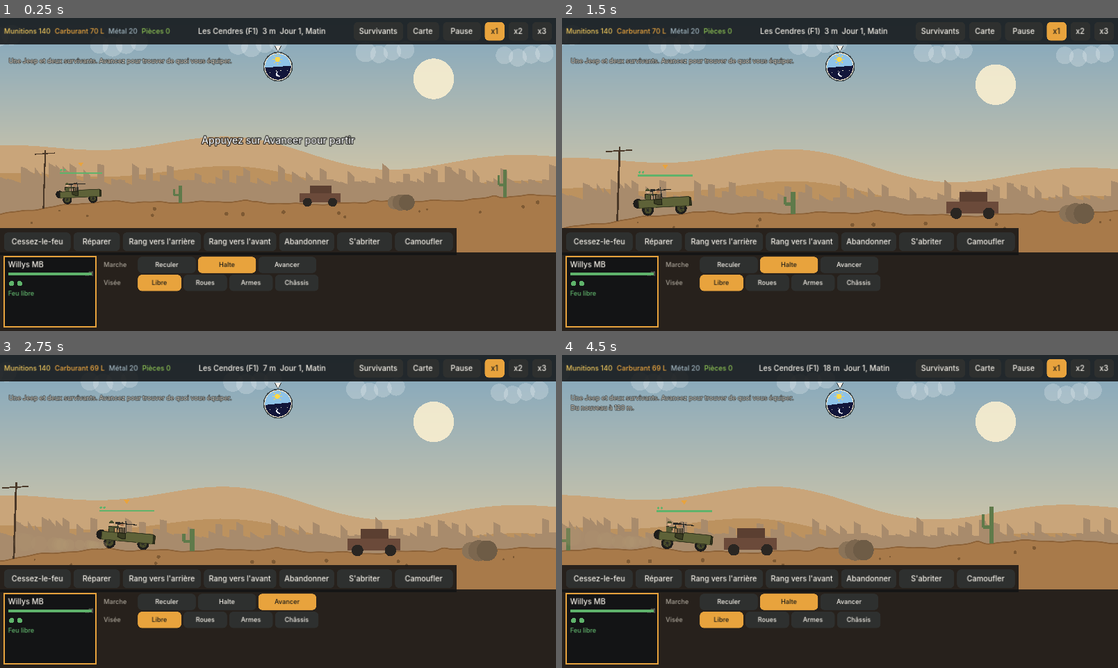
Above: before the commit, frames 1-4 (two rows, left to right).
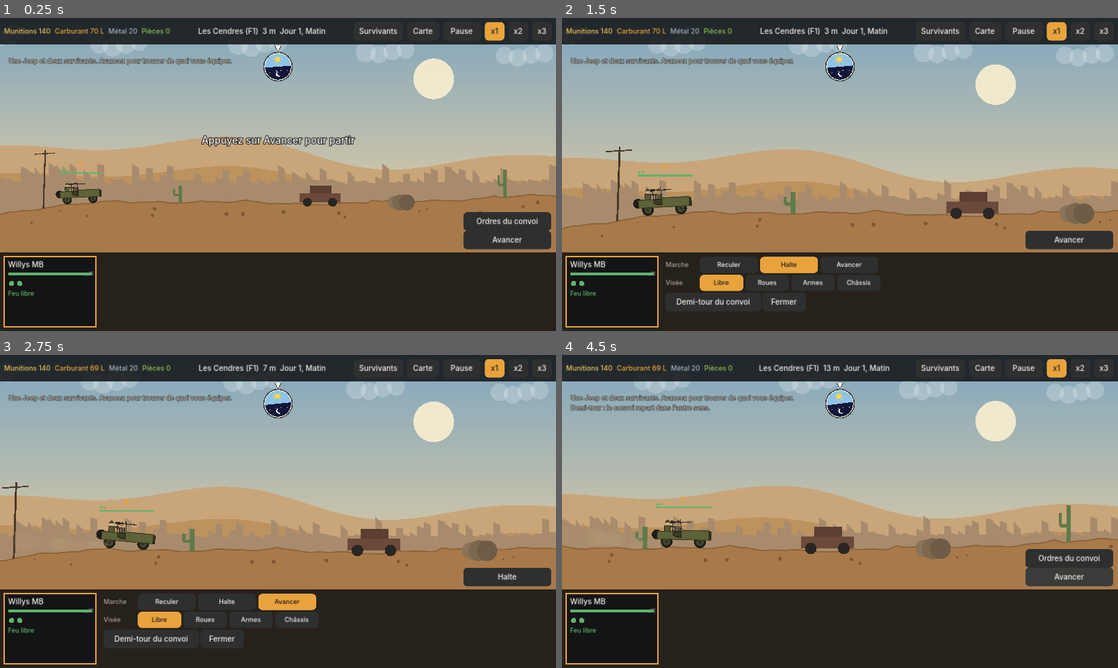
Above: after the commit, the same moments.

Repository: mayawok/Folie-mecanique
Game: Godot game, scene res://scenes/convoi.tscn
Same seed, same stepped clock (60 frames per second), same inputs: the game is played once before the commit and once after it.
Inputs (mouse positions are in pixels of both pictures, inside the frame that each line leads up to):
- Up to frame 1 (0.25 s): no input
- Up to frame 2 (1.5 s): click (1067, 221) at 0.5 s, where only the run after the commit has a clickable "Ordres du convoi"; click "Halte" at 1.25 s
- Up to frame 3 (2.75 s): click "Avancer" at 2 s
- Up to frame 4 (4.5 s): click (712, 639) at 2.75 s, where only the run after the commit has a clickable "Demi-tour du convoi"; click "Avancer" at 3.5 s; click "Halte" at 4.25 s

The runs differ from the first frame. In frame 1, 9.6% of the frame differs, in the area x 0-100%, y 62-88%; in frame 2, 7.6%; in frame 3, 7.6%; in frame 4, 15%, in the area x 0-100%, y 3-88%.

Commit message:
Menu au toucher, ordres du convoi, demi-tour, garage, sauvegarde auto, sons synthétisés
Co-Authored-By: Claude Sonnet 5.5 <noreply@anthropic.com>
Claude-Session: https://claude.ai/code/session_01FR7p1QeGJtfsaE2xbEBZgX

Diff:
--- a/game/data/combat_proto.json
+++ b/game/data/combat_proto.json
@@ -395,7 +395,8 @@
      8,
      20
     ]
-   }
+   },
+   "garage": 2
   },
   "eglise": {
    "nom": "Vieille église",
@@ -495,6 +496,29 @@
    "blindage": 10,
    "tireurs": 0,
    "butin": {}
+  },
+  "hangar": {
+   "nom": "Hangar",
+   "largeur": 16.0,
+   "hauteur": 6.5,
+   "pv": 200,
+   "blindage": 8,
+   "tireurs": 3,
+   "garage": 3,
+   "butin": {
+    "ammo": [
+     12,
+     30
+    ],
+    "fuel_l": [
+     14,
+     34
+    ],
+    "metal": [
+     10,
+     26
+    ]
+   }
   }
  },
  "rencontres": {
@@ -750,6 +774,26 @@
     "niveau_max": 99,
     "poids": 2,
     "camp": "fortifie"
+   },
+   {
+    "niveau_min": 0,
+    "niveau_max": 4,
+    "poids": 3,
+    "ruine": "hangar"
+   },
+   {
+    "niveau_min": 0,
+    "niveau_max": 99,
+    "poids": 2,
+    "ruine": "grange"
+   },
+   {
+    "niveau_min": 1,
+    "niveau_max": 99,
+    "poids": 2,
+    "batiments": [
+     "hangar"
+    ]
    }
   ],
   "premiere": {
@@ -858,5 +902,10 @@
  ],
  "cycle": {
   "jour_s": 400
+ },
+ "garage": {
+  "pv_s": 2.5,
+  "pv_detruite_s": 1.0,
+  "plafond_detruite": 0.5
  }
 }
--- a/game/scripts/combat/batiment_dessin.gd
+++ b/game/scripts/combat/batiment_dessin.gd
@@ -92,6 +92,12 @@
 						continue
 					_rect(fx - 0.11, fy - 0.06, fx - 0.07, fy + 0.07, Color("#5F7A5A") * T, W, H)   # volets verts
 					_rect(fx + 0.07, fy - 0.06, fx + 0.11, fy + 0.07, Color("#5F7A5A") * T, W, H)
+		"hangar":   # hangar de tôle : toit plat légèrement incliné, grande porte coulissante
+			_poly([[0.0, 0.34], [0.0, 1.0], [1.0, 1.0], [1.0, 0.28]], Color("#7B8186") * T, W, H)
+			_poly([[0.0, 0.34], [0.0, 0.22], [1.0, 0.16], [1.0, 0.28]], Color("#5A4A44") * T, W, H)
+			_poly([[0.14, 1.0], [0.14, 0.50], [0.86, 0.46], [0.86, 1.0]], Color("#3E3A36") * T, W, H)
+			for gx in [0.30, 0.46, 0.62, 0.78]:
+				draw_line(Vector2(W * gx, H * 0.48), Vector2(W * gx, H), sombre, maxf(1.0, ppm * 0.05))
 		"grange":   # grande grange de pierre, toit en bâtière, grand portail de bois
 			_poly([[0.02, 0.50], [0.02, 1.0], [0.98, 1.0], [0.98, 0.50]], Color("#A8987A") * T, W, H)
 			_poly([[0.0, 0.52], [0.5, 0.0], [1.0, 0.52]] if not ruine else [[0.0, 0.52], [0.25, 0.25], [0.5, 0.40], [1.0, 0.52]], Color("#8E4A36") * T, W, H)
@@ -182,7 +188,7 @@
 	# Planches clouées aux ouvertures et à la porte
 	if bat.barricade > 0.0:
 		var nb: int = int(ceil(bat.barricade * 3.0))
-		var portes := {"ferme": [0.5, 0.86], "maison": [0.5, 0.88], "grange": [0.5, 0.82], "eglise": [0.81, 0.90]}
+		var portes := {"ferme": [0.5, 0.86], "maison": [0.5, 0.88], "grange": [0.5, 0.82], "hangar": [0.5, 0.80], "eglise": [0.81, 0.90]}
 		var cibles: Array = []
 		for f4 in fen:
 			cibles.append([W * float(f4[0]), H * (1.0 - float(f4[1])), 0.55])
--- a/game/scripts/combat/combat_modele.gd
+++ b/game/scripts/combat/combat_modele.gd
@@ -19,6 +19,7 @@
 	"camp_pillard": [[0.1, 0.66], [0.35, 0.66], [0.65, 0.66], [0.9, 0.66]],
 	"camp_fortifie": [[0.08, 0.78], [0.28, 0.78], [0.5, 0.78], [0.72, 0.78], [0.92, 0.78], [0.5, 0.48]],
 	"camp_ami": [],
+	"hangar": [[0.2, 0.5], [0.8, 0.5], [0.5, 0.78]],
 }
 
 static var _data := {}
@@ -94,6 +95,7 @@
 	var rep_piece := ""           # pièce à réparer (vide = automatique)
 	var x_prev := 0.0             # position au pas précédent (affichage fluide)
 	var camo_voulu := false
+	var garage := 0               # uid du bâtiment où le véhicule est rentré (réparation, à l'abri)
 	var camo_t := 0.0
 	var camoufle := false
 	var x_cible := 0.0
@@ -175,6 +177,8 @@
 	var butin_pris := false
 	var ami := false              # camp allié : ne tire pas, ne se cible pas
 	var faction := 0
+	var garage: Array = []        # uid des véhicules rentrés
+	var garage_max := 0
 	var barricade := 0.0          # 0..1 : planches clouées aux ouvertures
 	var barricade_cible := false
 	var blindage_base := 0.0
@@ -341,6 +345,7 @@
 	b.blindage = float(d.blindage)
 	b.arme_fixe = d.get("arme", "")
 	b.blindage_base = b.blindage
+	b.garage_max = int(d.get("garage", 0))
 	for i in int(d.tireurs):
 		b.tireurs.append({"pv": 12.0, "cd": rng.randf_range(0.5, 1.5), "slot": i})
 	var res := {}
@@ -545,6 +550,203 @@
 	b.noms.append(nom)
 	log_("%s passe dans %s." % [nom, b.nom], "info")
 	return true
+
+
+# --- Garage (hangar, grange) : à l'abri et réparé pendant la nuit -----------------
+
+func abri_garage():
+	var meilleur = null
+	var g_min := 45.0
+	for b in batiments:
+		if b.garage_max > 0 and b.statut == "neutralise" and b.pv > 0.0 and b.garage.size() < b.garage_max:
+			var g: float = ecart(x_tete - 1.0, 1.0, b.x, b.longueur)
+			if g < g_min:
+				g_min = g
+				meilleur = b
+	return meilleur
+
+
+func ordre_garer(uid: int) -> bool:
+	var v = trouver(uid)
+	if not (v is Veh) or not convoi.has(v) or v.garage != 0:
+		return false
+	var b = abri_garage()
+	if b == null:
+		log_("Aucun hangar ni grange à portée avec une place libre.", "alerte")
+		return false
+	v.garage = b.uid
+	v.camo_voulu = false
+	v.camoufle = false
+	b.garage.append(uid)
+	log_("%s rentre dans %s : à l'abri et en réparation." % [v.nom, b.nom], "ok")
+	evt({"t": "garage", "uid": b.uid})
+	return true
+
+
+func ordre_sortir(uid: int) -> bool:
+	var v = trouver(uid)
+	if not (v is Veh) or v.garage == 0:
+		return false
+	var b = trouver(v.garage)
+	if b is Bat:
+		b.garage.erase(uid)
+	v.garage = 0
+	log_("%s sort du garage." % v.nom, "info")
+	return true
+
+
+func _garage(dt: float) -> void:
+	var G: Dictionary = donnees().garage
+	for b in batiments:
+		if b.garage.is_empty():
+			continue
+		for uid in b.garage.duplicate():
+			var v = trouver(uid)
+			if not (v is Veh) or not convoi.has(v):
+				b.garage.erase(uid)
+				continue
+			if b.pv <= 0.0:   # le bâtiment s'effondre : les véhicules en sortent abîmés
+				v.garage = 0
+				v.pieces.chassis.pv *= 0.6
+				b.garage.erase(uid)
+				continue
+			var complet := true
+			for pid in v.pieces:
+				var pc: Dictionary = v.pieces[pid]
+				if pc.pv <= 0.0:
+					pc.pv = minf(pc.max * G.plafond_detruite, pc.pv + G.pv_detruite_s * dt + 0.001)
+					complet = false
+				elif pc.pv < pc.max:
+					pc.pv = minf(pc.max, pc.pv + G.pv_s * dt)
+					complet = false
+				elif pc.pv < pc.max * G.plafond_detruite:
+					complet = false
+			if complet and not v.get_meta("repare_dit", false):
+				v.set_meta("repare_dit", true)
+				log_("%s est remis en état." % v.nom, "ok")
+
+
+# --- Demi-tour : le convoi repart dans l'autre sens ---------------------------------
+
+func ordre_demi_tour() -> bool:
+	if menace() or not transits.is_empty() or monde.en_transit() and false:
+		log_("Demi-tour impossible : des ennemis sont trop proches.", "alerte")
+		return false
+	for v in convoi:
+		if v.garage != 0:
+			log_("Sortez les véhicules du garage avant le demi-tour.", "alerte")
+			return false
+	var arriere := INF
+	for v in convoi:
+		arriere = minf(arriere, v.x)
+	var c: float = (arriere + x_tete) * 0.5
+	for e in ennemis + epaves:
+		e.x = 2.0 * c - (e.x + e.longueur)
+		e.x_prev = e.x
+	for b in batiments:
+		b.x = 2.0 * c - (b.x + b.longueur)
+	for mn in mines:
+		mn.x = 2.0 * c - mn.x
+	for p in monde.pietons:
+		p.x = 2.0 * c - (p.x + p.longueur)
+		p.x_prev = p.x
+		p.dir = -p.dir
+	for pn in monde.pnj:
+		pn.x = 2.0 * c - pn.x
+	convoi.reverse()
+	x_tete = 2.0 * c - arriere
+	_replacer(true)
+	x_tete_prev = x_tete
+	for v in convoi:
+		v.x_prev = v.x
+	ennemis = ennemis.filter(func(e): return e.x > x_tete - 30.0)   # ceux qu'on laisse derrière ne reviennent pas
+	projectiles.clear()
+	fouille_demandee = 0
+	fouille_en_cours = {}
+	_prochain_x = x_tete + 150.0
+	monde.x_entree = x_tete
+	ordres.marche = "halte"
+	log_("Demi-tour : le convoi repart dans l'autre sens.", "info")
+	evt({"t": "demitour"})
+	return true
+
+
+# --- Sauvegarde : le convoi et ses réserves (pas les rencontres autour) -----------------
+
+func sauver() -> Dictionary:
+	var vehs := []
+	for v in convoi:
+		_aligner_noms(v)
+		var eq: Array = v.equipage.duplicate()
+		var nm: Array = v.noms.duplicate()
+		for b in batiments:
+			for g in b.garnison:
+				if g.veh == v.uid:
+					eq.append(g.pv)
+					nm.append(g.get("nom", "Survivant"))
+		for t in transits:
+			if t.veh == v.uid:
+				eq.append_array(t.pvs)
+				nm.append_array(t.noms)
+		var pcs := {}
+		for pid in v.pieces:
+			pcs[pid] = v.pieces[pid].pv
+		vehs.append({"type": v.type, "pieces": pcs, "equipage": eq, "noms": nm, "statut": v.statut, "tir": v.tir})
+	var w := monde
+	return {"v": 1, "graine": graine, "temps": temps, "x_tete": x_tete, "stocks": stocks.duplicate(), "composants": composants.duplicate(true),
+		"distance_max": distance_max, "tues": ennemis_detruits, "n_rencontres": _n_rencontres, "n_noms": _n_noms, "lore": _lore_dit,
+		"reserve": reserve_survivants, "rng": str(rng.state), "convoi": vehs,
+		"monde": {"secteur": w.secteur, "x_entree": w.x_entree, "trajet": w.trajet.duplicate(), "heure": w.heure, "jour": w.jour, "quete": w.quete.duplicate(true)}}
+
+
+static func depuis_sauvegarde(d: Dictionary) -> CombatModele:
+	var m := CombatModele.new(int(d.graine))
+	m.convoi.clear()
+	m.temps = float(d.temps)
+	m.x_tete = float(d.x_tete)
+	for k in d.stocks:
+		m.stocks[k] = float(d.stocks[k])
+	m.composants = d.composants
+	m.distance_max = float(d.distance_max)
+	m.ennemis_detruits = int(d.tues)
+	m._n_rencontres = int(d.n_rencontres)
+	m._n_noms = int(d.n_noms)
+	m._lore_dit = bool(d.lore)
+	m.reserve_survivants = int(d.reserve)
+	for e in d.convoi:
+		var v := m.creer_vehicule(e.type, "joueur", 0.0)
+		for pid in e.pieces:
+			if v.pieces.has(pid):
+				v.pieces[pid].pv = float(e.pieces[pid])
+		v.equipage = []
+		for pv in e.equipage:
+			v.equipage.append(float(pv))
+		v.noms = e.noms.duplicate()
+		v.statut = e.statut
+		v.tir = bool(e.tir)
+		m.convoi.append(v)
+	m.ordres.marche = "halte"
+	m._replacer(true)
+	m.x_tete_prev = m.x_tete
+	for v in m.convoi:
+		v.x_prev = v.x
+	m._prochain_x = m.x_tete + 80.0
+	m.rng.state = int(d.rng)
+	var w: Dictionary = d.monde
+	m.monde.secteur = int(w.secteur)
+	m.monde.x_entree = float(w.x_entree)
+	m.monde.heure = float(w.heure)
+	m.monde.jour = int(w.jour)
+	m.monde.trajet = {}
+	if not w.trajet.is_empty():
+		m.monde.trajet = {"dest": int(w.trajet.dest), "reste": float(w.trajet.reste), "total": float(w.trajet.total)}
+		m._prochain_x = INF
+	m.monde.quete = {}
+	if not w.quete.is_empty():
+		m.monde.quete = {"titre": w.quete.titre, "abattre": int(w.quete.abattre), "depart": int(w.quete.depart), "recompense": w.quete.recompense}
+	m.journal.clear()
+	m.log_("Partie reprise.", "ok")
+	return m
 
 
 func monter(uid: int) -> void:
@@ -609,6 +811,7 @@
 	_mines(dt)
 	_transits(dt)
 	monde.avancer(dt)
+	_garage(dt)
 	_camouflage(dt)
 	_reparer(dt)
 	_fouiller(dt)
@@ -643,17 +846,21 @@
 		var immobilise := false
 		var sans_equipage := false
 		var cache := false
+		var au_garage := false
 		for v in actifs:
 			vmax = minf(vmax, v.vitesse())
 			immobilise = immobilise or not v.mobile()
 			sans_equipage = sans_equipage or v.equipage_vivant() == 0
 			cache = cache or v.camo_voulu
+			au_garage = au_garage or v.garage != 0
 		if not transits.is_empty():
 			blocage = "Équipages en déplacement."
 		elif sans_equipage:
 			blocage = "Un véhicule n'a plus d'équipage : rembarquez-le avant de repartir."
 		elif not monde.dialogue.is_empty():
 			blocage = "Un voyageur vous parle."
+		elif au_garage:
+			blocage = "Un véhicule est au garage : sortez-le avant de repartir."
 		elif cache:
 			blocage = "Un véhicule est camouflé : découvrez-le avant de repartir."
 		elif immobilise:
@@ -698,7 +905,7 @@
 # --- Tir -------------------------------------------------------------------
 
 func _armes_vehicule(v: Veh, dt: float) -> void:
-	if v.equipage_vivant() == 0 or v.camoufle:
+	if v.equipage_vivant() == 0 or v.camoufle or v.garage != 0:
 		return
 	var D := donnees()
 	for a in v.armes:
@@ -754,7 +961,7 @@
 		var rang := 0
 		for v in convoi:
 			if v.actif():
-				if not v.camoufle and ecart(att.x, att.longueur, v.x, v.longueur) <= w.portee:
+				if not v.camoufle and v.garage == 0 and ecart(att.x, att.longueur, v.x, v.longueur) <= w.portee:
 					cands.append(v)
 					poids.append(1.0 / (1.0 + rang))
 				rang += 1
--- a/game/scripts/combat/convoi_vue.gd
+++ b/game/scripts/combat/convoi_vue.gd
@@ -88,6 +88,14 @@
 var _cartes_sig := ""
 var _boite_cartes: HBoxContainer
 var _bande_actions: PanelContainer
+var _bande_on := false          # menu du véhicule : visible seulement après un toucher sur un véhicule
+var _ord: VBoxContainer
+var _ord_t := 0.0               # temps restant d'affichage du bandeau d'ordres
+var _btn_ordres: Button
+var _btn_marche: Button
+var _btn_garage: Button
+var _save_t := 0.0
+const SAVE_PATH := "user://convoi_save.json"
 var _btn_feu: Button
 var _btn_rep: Button
 var _chips := {}
@@ -171,7 +179,11 @@
 	fx.set_anchors_and_offsets_preset(PRESET_FULL_RECT)
 	add_child(fx)
 	_construire_interface()
-	_nouvelle_partie(int(Time.get_ticks_msec()) % 100000 + 1)
+	var sv := _charger_sauvegarde()
+	if sv.is_empty():
+		_nouvelle_partie(int(Time.get_ticks_msec()) % 100000 + 1)
+	else:
+		_nouvelle_partie(int(sv.graine), sv)
 
 
 class MondeJeuCouleurs:
@@ -383,11 +395,29 @@
 	var ord := VBoxContainer.new()
 	ord.add_theme_constant_override("separation", 6)
 	ord.size_flags_horizontal = Control.SIZE_EXPAND_FILL
+	ord.visible = false
+	_ord = ord
 	bb.add_child(ord)
 	_rangee(ord, "Marche", [["Reculer", "recul"], ["Halte", "halte"], ["Avancer", "avancer"]],
 		func(): return m.ordres.marche, func(v): m.ordre_marche(v), 200.0)
 	_rangee(ord, "Visée", [["Libre", "libre"], ["Roues", "roulement"], ["Armes", "armement"], ["Châssis", "chassis"]],
 		func(): return m.ordres.visee, func(v): m.ordre_visee(v), 150.0)
+	var hd := HBoxContainer.new()
+	ord.add_child(hd)
+	_bouton("Demi-tour du convoi", func(): _demi_tour(), hd, 330)
+	_bouton("Fermer", func(): _ord_t = 0.0, hd, 150)
+	_btn_ordres = _bouton("Ordres du convoi", func(): _ord_t = 8.0, self, 300)
+	_btn_ordres.set_anchors_and_offsets_preset(PRESET_BOTTOM_RIGHT)
+	_btn_ordres.offset_left = -320
+	_btn_ordres.offset_right = -16
+	_btn_ordres.offset_top = -BARRE_H - 140
+	_btn_ordres.offset_bottom = -BARRE_H - 80
+	_btn_marche = _bouton("Avancer", func(): m.ordre_marche("halte" if m.ordres.marche == "avancer" else "avancer"), self, 300)
+	_btn_marche.set_anchors_and_offsets_preset(PRESET_BOTTOM_RIGHT)
+	_btn_marche.offset_left = -320
+	_btn_marche.offset_right = -16
+	_btn_marche.offset_top = -BARRE_H - 76
+	_btn_marche.offset_bottom = -BARRE_H - 12
 	# --- Actions du véhicule sélectionné
 	_bande_actions = _panneau(self)
 	_bande_actions.set_anchors_and_offsets_preset(PRESET_BOTTOM_LEFT)
@@ -404,6 +434,7 @@
 	_bouton("Abandonner", func(): m.abandonner(selection), ab, 190)
 	_bouton("S'abriter", func(): m.ordre_debarquer(selection), ab, 190)
 	_btn_camo = _bouton("Camoufler", func(): _basculer_camo(), ab, 200)
+	_btn_garage = _bouton("Garer", func(): _basculer_garage(), ab, 170)
 	# --- Alerte à droite : vague ennemie, embuscade, mines
 	_panneau_alerte = _panneau(self, Color(0.2, 0.05, 0.04, 0.88))
 	_panneau_alerte.set_anchors_and_offsets_preset(PRESET_TOP_RIGHT)
@@ -545,9 +576,13 @@
 
 # --- Partie ----------------------------------------------------------------
 
-func _nouvelle_partie(g: int) -> void:
+func _nouvelle_partie(g: int, sauve := {}) -> void:
 	graine = g
-	m = CombatModele.new(g)
+	if sauve.is_empty():
+		_effacer_sauvegarde()
+		m = CombatModele.new(g)
+	else:
+		m = CombatModele.depuis_sauvegarde(sauve)
 	_rng.seed = g
 	for n in noeuds.values():
 		n.queue_free()
@@ -704,6 +739,55 @@
 
 func selectionner(uid: int) -> void:
 	selection = uid
+	_bande_on = true
+
+
+func _demi_tour() -> void:
+	if m.ordre_demi_tour():
+		_ord_t = 0.0
+		terrain.camera_x = m.convoi.back().x
+		_look_x = 0.0
+		for n in noeuds.values():
+			n.queue_free()
+		noeuds.clear()
+
+
+func _basculer_garage() -> void:
+	var v = m.trouver(selection)
+	if v is CombatModele.Veh:
+		if v.garage != 0:
+			m.ordre_sortir(v.uid)
+		else:
+			m.ordre_garer(v.uid)
+
+
+# --- Sauvegarde : reprise après rechargement de la page (iPhone) ---------------------
+
+func _sauver_vue() -> void:
+	if m == null or m.fini:
+		return
+	var f := FileAccess.open(SAVE_PATH, FileAccess.WRITE)
+	if f:
+		f.store_string(JSON.stringify(m.sauver()))
+
+
+func _charger_sauvegarde() -> Dictionary:
+	if not FileAccess.file_exists(SAVE_PATH):
+		return {}
+	var d: Variant = JSON.parse_string(FileAccess.get_file_as_string(SAVE_PATH))
+	if d is Dictionary and d.has("convoi") and not d.convoi.is_empty() and d.has("graine"):
+		return d
+	return {}
+
+
+func _effacer_sauvegarde() -> void:
+	if FileAccess.file_exists(SAVE_PATH):
+		DirAccess.remove_absolute(ProjectSettings.globalize_path(SAVE_PATH))
+
+
+func _notification(what: int) -> void:
+	if what == NOTIFICATION_APPLICATION_FOCUS_OUT or what == NOTIFICATION_APPLICATION_PAUSED or what == NOTIFICATION_WM_CLOSE_REQUEST:
+		_sauver_vue()
 
 
 func _input(e: InputEvent) -> void:
@@ -736,6 +820,14 @@
 
 func _process(delta: float) -> void:
 	_temps += delta
+	_ord_t = maxf(0.0, _ord_t - delta)
+	_save_t += delta
+	if _save_t >= 10.0:
+		_save_t = 0.0
+		if m.fini:
+			_effacer_sauvegarde()
+		else:
+			_sauver_vue()
 	if not pause and not m.fini:
 		_acc += delta * vitesse_sim
 		var pas := 0
@@ -820,6 +912,7 @@
 		n.pivot_offset = Vector2(n.size.x * 0.5, n.size.y)
 		n.position = Vector2(terrain.ecran_x(cxv) - n.size.x * 0.5, _sy(cxv, true) - n.size.y)
 		n.rotation = -atan2(Terrain.relief(x + v.longueur) - Terrain.relief(x), v.longueur)
+		n.visible = v.garage == 0
 	for b in m.batiments:
 		vus[b.uid] = true
 		var n: BatimentDessin = noeuds.get(b.uid)
@@ -1258,7 +1351,8 @@
 		if r.has_point(p):
 			trouve = v.uid
 	ouvert = 0 if trouve == ouvert else trouve
-	if m.trouver(trouve) in m.convoi:
+	_bande_on = m.trouver(trouve) in m.convoi
+	if _bande_on:
 		selection = trouve
 	accept_event()
 
@@ -1458,6 +1552,7 @@
 	var so := get_node_or_null("/root/Son")
 	if so:
 		so.musique("mus_combat")
+		_son("sfx_ui_clic")
 
 
 func _maj_sons() -> void:
@@ -1551,8 +1646,14 @@
 	for ch in _boite_cartes.get_children():
 		ch.queue_redraw()
 	var sel = m.trouver(selection)
-	_bande_actions.visible = sel is CombatModele.Veh and sel in m.convoi
+	_bande_actions.visible = _bande_on and sel is CombatModele.Veh and sel in m.convoi
+	_ord.visible = _ord_t > 0.0
+	_btn_ordres.visible = _ord_t <= 0.0
+	_btn_marche.text = "Halte" if m.ordres.marche == "avancer" else "Avancer"
 	if _bande_actions.visible:
+		var ab_g = m.abri_garage()
+		_btn_garage.text = "Sortir du garage" if sel.garage != 0 else "Garer (%s)" % ("ok" if ab_g != null else "aucun abri")
+		_btn_garage.disabled = sel.garage == 0 and ab_g == null
 		_btn_feu.text = "Cessez-le-feu" if sel.tir else "Reprendre le feu"
 		_btn_rep.text = "Arrêter" if sel.reparation else "Réparer"
 	_voile_fin.visible = m.fini
--- a/game/scripts/son.gd
+++ b/game/scripts/son.gd
@@ -5,6 +5,7 @@
 extends Node
 
 const DOSSIER := "res://assets/audio/"
+const PREFERER_SYNTH := true
 const OPTIONS := "user://options.cfg"
 const BUS := ["Musique", "Effets", "Voix"]
 const FONDU := 1.5
@@ -55,9 +56,10 @@
 		return _cache[nom]
 	var f: AudioStream = null
 	# Tolère un dossier « Audio » ou une majuscule au début du nom (envoi depuis GitHub)
-	for dossier in [DOSSIER, "res://assets/Audio/"]:
+	# Sons synthétisés (tools/synth_audio.py) d'abord : WAV simples, lisibles partout. Mettre PREFERER_SYNTH à false pour les mp3.
+	for dossier in ([DOSSIER + "synth/"] if PREFERER_SYNTH else []) + [DOSSIER, "res://assets/Audio/"]:
 		for n in [nom, nom.capitalize().replace(" ", "_"), nom[0].to_upper() + nom.substr(1)]:
-			for ext in ["ogg", "mp3", "wav"]:
+			for ext in (["wav", "ogg", "mp3"] if dossier.ends_with("synth/") else ["ogg", "mp3", "wav"]):
 				var chemin := "%s%s.%s" % [dossier, n, ext]
 				if f == null and ResourceLoader.exists(chemin):
 					f = load(chemin)
--- /dev/null
+++ b/game/tests/soak.gd
@@ -0,0 +1,31 @@
+# Test d'endurance : joue longtemps à vitesse x3 et affiche mémoire, objets et nœuds toutes les 600 images.
+#   xvfb-run -a godot --path game --rendering-driver opengl3 --resolution 1280x720 -s res://tests/soak.gd
+extends SceneTree
+
+var vue
+var frame := 0
+
+
+func _initialize() -> void:
+	vue = load("res://scenes/convoi.tscn").instantiate()
+	root.add_child(vue)
+
+
+func _process(_d: float) -> bool:
+	frame += 1
+	if frame == 3:
+		vue._nouvelle_partie(7)
+		vue.m.stocks.fuel_l = 1.0e6
+		vue.m.stocks.ammo = 1.0e6
+		vue.m.ordre_marche("avancer")
+		vue.vitesse_sim = 3
+	if frame > 3 and vue.m.fini:
+		vue._nouvelle_partie(frame)
+		vue.m.stocks.fuel_l = 1.0e6
+		vue.m.stocks.ammo = 1.0e6
+		vue.m.ordre_marche("avancer")
+	if frame % 600 == 0:
+		print("f=%d t=%.0f mem=%.1fMo objets=%d noeuds=%d orphelins=%d ennemis=%d epaves=%d bat=%d pietons=%d journal=%d" % [frame, vue.m.temps, Performance.get_monitor(Performance.MEMORY_STATIC) / 1048576.0, Performance.get_monitor(Performance.OBJECT_COUNT), Performance.get_monitor(Performance.OBJECT_NODE_COUNT), Performance.get_monitor(Performance.OBJECT_ORPHAN_NODE_COUNT), vue.m.ennemis.size(), vue.m.epaves.size(), vue.m.batiments.size(), vue.m.monde.pietons.size(), vue.m.journal.size()])
+	if frame >= 7200:
+		quit(0)
+	return false
--- a/game/tests/test_combat.gd
+++ b/game/tests/test_combat.gd
@@ -307,6 +307,36 @@
 	var n0: String = j2.noms[0]
 	verifier(ms.affecter(j2.uid, 0, b2.uid) and b2.noms[0] == n0 and j2.equipage.size() == 1, "un survivant change de véhicule avec son nom")
 
+	# --- Garage, demi-tour, sauvegarde
+	var mg := CombatModele.new(91)
+	mg._prochain_x = 1.0e9
+	var han := mg.creer_batiment("hangar", mg.x_tete + 10.0)
+	han.statut = "neutralise"
+	mg.batiments.append(han)
+	var jp: CombatModele.Veh = mg.convoi[0]
+	jp.pieces.roulement.pv = 0.0
+	jp.pieces.suspension.pv = 5.0
+	verifier(mg.ordre_garer(jp.uid) and jp.garage == han.uid, "un véhicule rentre dans le hangar")
+	mg.ordre_marche("avancer")
+	_avancer(mg, 2.0)
+	verifier(mg.blocage.find("garage") >= 0, "le convoi ne part pas tant qu'un véhicule est au garage")
+	mg.ordre_marche("halte")
+	_avancer(mg, 40.0)
+	verifier(jp.pieces.roulement.pv > 0.0 and jp.pieces.suspension.pv > 5.0, "le garage répare les pièces (roues %.0f, suspension %.0f)" % [jp.pieces.roulement.pv, jp.pieces.suspension.pv])
+	verifier(mg.ordre_sortir(jp.uid) and jp.garage == 0, "sortie du garage")
+	var xh: float = han.x
+	var xt: float = mg.x_tete
+	verifier(mg.ordre_demi_tour(), "demi-tour accepté")
+	verifier(han.x < mg.x_tete and mg.x_tete > xh - 5.0 and xt != mg.x_tete or han.x != xh, "le monde est retourné autour du convoi (hangar %.0f -> %.0f)" % [xh, han.x])
+	mg.stocks.metal = 33.0
+	jp.noms[0] = "Test T."
+	var sv := mg.sauver()
+	var js: Variant = JSON.parse_string(JSON.stringify(sv))
+	var mr := CombatModele.depuis_sauvegarde(js)
+	verifier(mr.stocks.metal == 33.0 and mr.convoi.size() == mg.convoi.size() and mr.convoi[0].noms[0] == "Test T." and is_equal_approx(mr.x_tete, mg.x_tete), "sauvegarde puis reprise à l'identique (JSON)")
+	_avancer(mr, 20.0)
+	verifier(mr.temps > mg.temps, "la partie reprise continue de tourner")
+
 	# --- Déterminisme
 	var a1 := CombatModele.new(99)
 	var a2 := CombatModele.new(99)
Not shown, added: game/assets/audio/synth/amb_desert_jour.wav.import
Not shown, added: game/assets/audio/synth/amb_desert_nuit.wav.import
Not shown, added: game/assets/audio/synth/mus_base.wav.import
Not shown, added: game/assets/audio/synth/mus_combat.wav.import
Not shown, added: game/assets/audio/synth/mus_menu.wav.import
Not shown, added: game/assets/audio/synth/sfx_atelier.wav.import
Not shown, added: game/assets/audio/synth/sfx_depart_convoi.wav.import
Not shown, added: game/assets/audio/synth/sfx_depart_marche.wav.import
Not shown, added: game/assets/audio/synth/sfx_explosion.wav.import
Not shown, added: game/assets/audio/synth/sfx_impact_blindage.wav.import
Not shown, added: game/assets/audio/synth/sfx_meute.wav.import
Not shown, added: game/assets/audio/synth/sfx_moteur_camion.wav.import
(and 40 more such lines)
